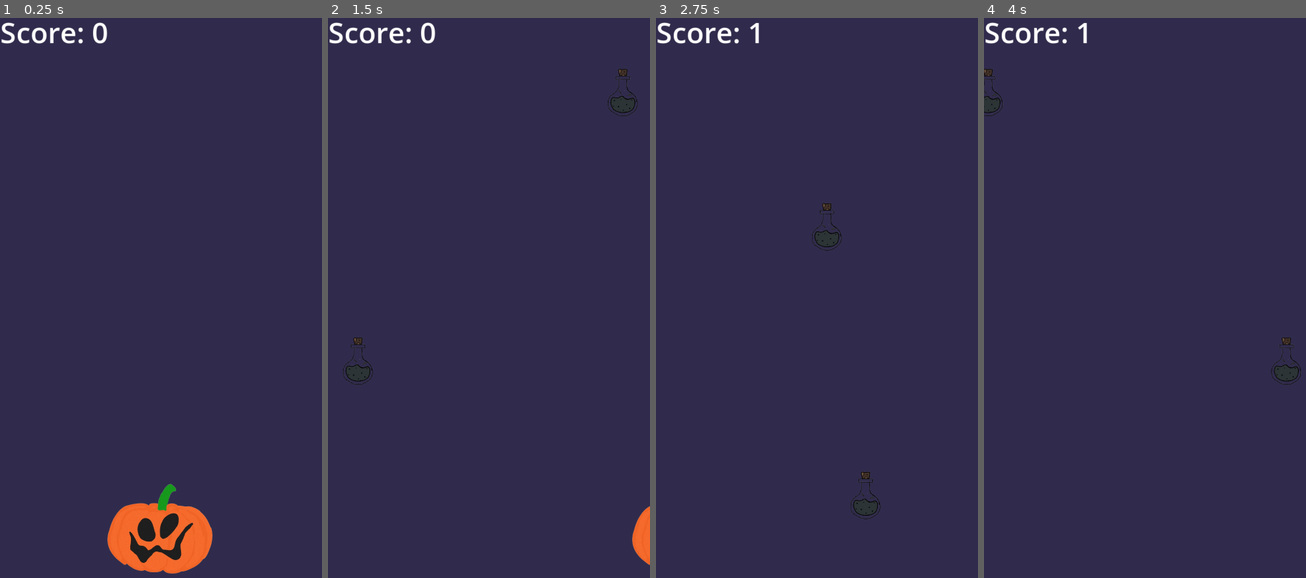
Above: before the commit, frames 1-4 (left to right).
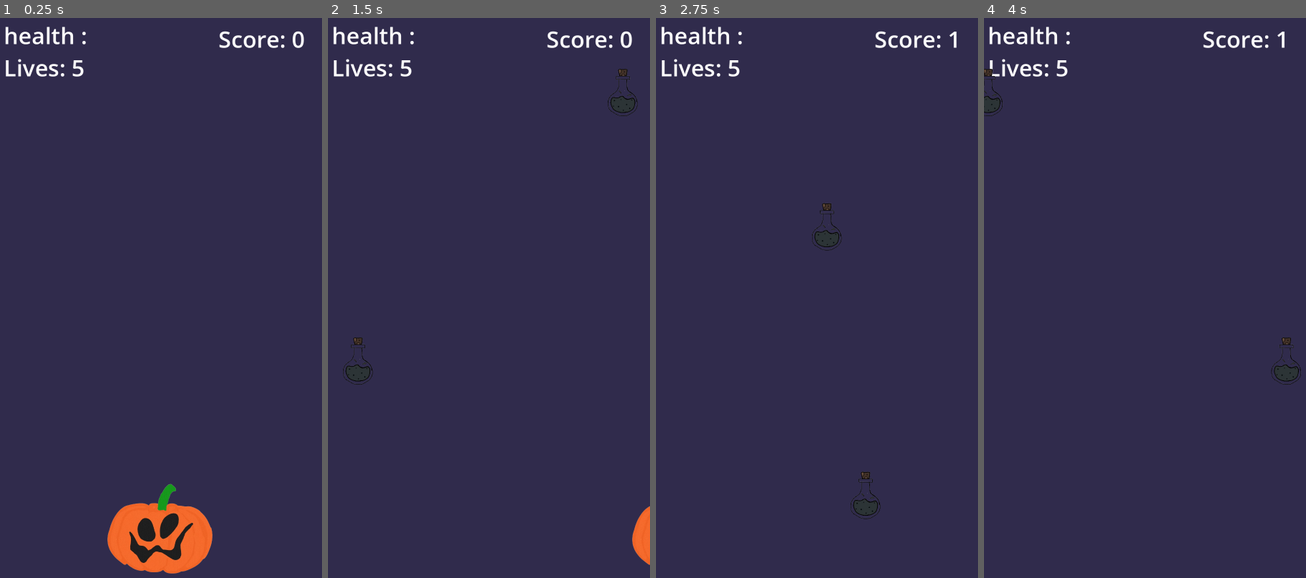
Above: after the commit, the same moments.

Repository: DruvanKarthik/Mr_Pumpkin
Game: Godot game, scene res://Scenes/background.tscn
Same seed, same stepped clock (60 frames per second), same inputs: the game is played once before the commit and once after it.
Inputs:
- Up to frame 1 (0.25 s): no input
- Up to frame 2 (1.5 s): tap Enter at 0.5 s; hold Right (ui_right) 0.53-1.28 s; hold Left (ui_left) from 1.28 s (still down)
- Up to frame 3 (2.75 s): release Left (ui_left) at 2.03 s; hold Right (ui_right) from 2.03 s (still down)
- Up to frame 4 (4 s): release Right (ui_right) at 3.53 s; hold Left (ui_left) from 3.53 s (still down)

The runs differ from the first frame. In frame 1, 1.2% of the frame differs, in the area x 0-95%, y 0-11%; in frame 2, 1.2%; in frame 3, 1.1%; in frame 4, 1.1%.

Commit message:
Health bar and Lives were added into teh main file

Diff:
--- a/new-game-project/Scenes/background.tscn
+++ b/new-game-project/Scenes/background.tscn
@@ -21,11 +21,29 @@
 autostart = true
 
 [node name="ScoreLabel" type="Label" parent="."]
-offset_right = 65.0
-offset_bottom = 23.0
-scale = Vector2(0.5, 0.5)
+offset_left = 61.0
+offset_top = 3.0
+offset_right = 126.0
+offset_bottom = 26.0
+scale = Vector2(0.4, 0.4)
 text = "Score: 0"
 label_settings = SubResource("LabelSettings_pojwb")
 
+[node name="HealthLabel" type="Label" parent="."]
+offset_left = 1.0
+offset_top = 2.0
+offset_right = 60.0
+offset_bottom = 25.0
+scale = Vector2(0.4, 0.4)
+text = "health :"
+
+[node name="LivesLabel" type="Label" parent="."]
+offset_left = 1.0
+offset_top = 11.0
+offset_right = 58.0
+offset_bottom = 34.0
+scale = Vector2(0.4, 0.4)
+text = "Lives: 5"
+
 [connection signal="potion_collected" from="Player" to="." method="_on_player_potion_collected"]
 [connection signal="timeout" from="Timer" to="." method="_on_timer_timeout"]
